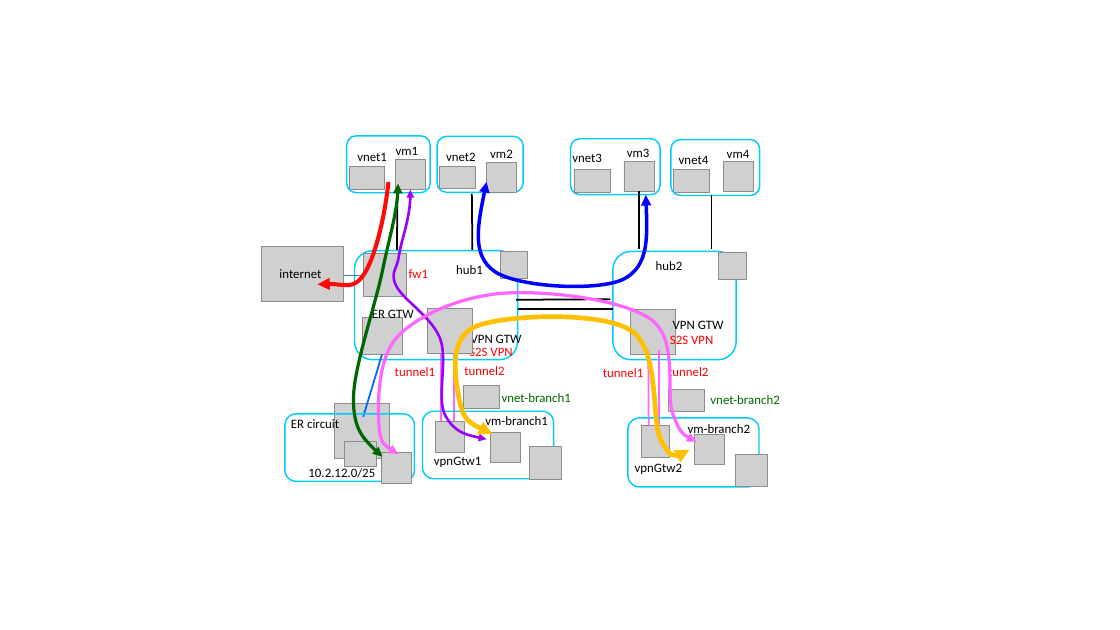
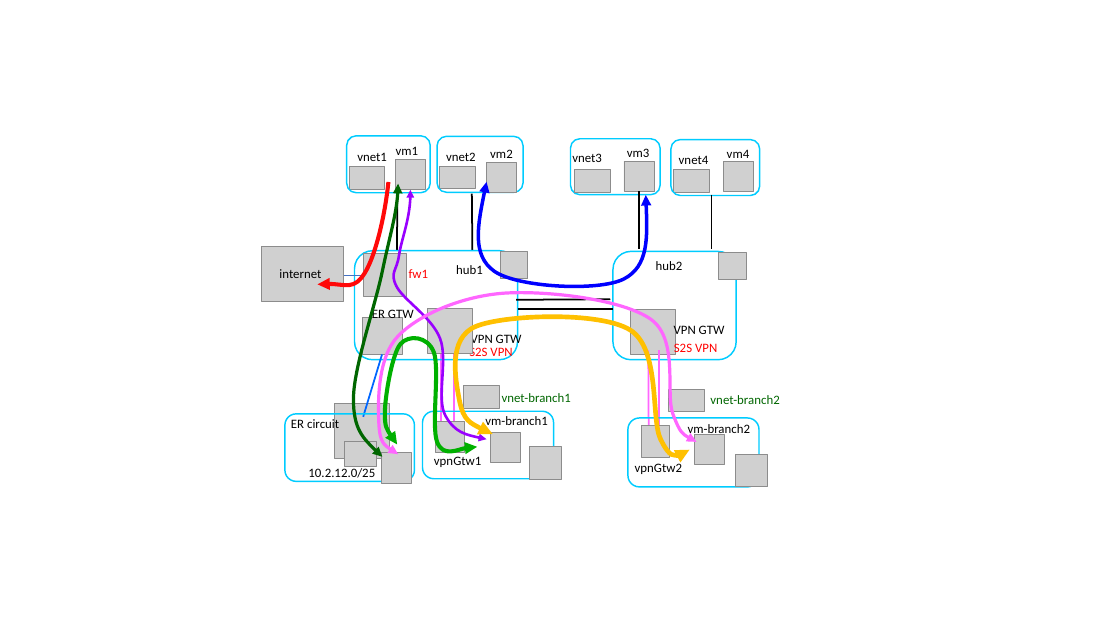
Before and after one commit to fabferri/az-pattern, a slide deck: slide 3 of vwan/03-vwan-az-firewall/media/network-diagram.pptx. Drawn at 1120x630 pixels with LibreOffice and Linux fonts; fonts in the diff are those of the drawing; grey boxes stand for pictures. Boxes give left, top, right and bottom in pixels: in the first picture for what was removed or moved away, otherwise in the second. Text is boxed around its words. In the diff, an @@ line names an element or a change of style, - is before the commit and + after.

Commit message:
azure examples

```diff
--- a/vwan/03-vwan-az-firewall/media/network-diagram.pptx
+++ b/vwan/03-vwan-az-firewall/media/network-diagram.pptx
@@ text "VPN GTW": place and size @@
-text "VPN GTW" at [673,318,724,333]
+text "VPN GTW" at [674,323,725,338]
@@ freeform shape added at [385,338,477,450], outline #00B000 3.5 pt @@
@@ text "S2S VPN": place and size @@
-text "S2S VPN" at [670,333,713,348]
+text "S2S VPN" at [674,341,717,355]
@@ text removed at [395,367,435,376] @@
-tunnel1
@@ text removed at [464,366,504,375] @@
-tunnel2
@@ text removed at [603,368,643,377] @@
-tunnel1
@@ text removed at [668,365,708,380] @@
-tunnel2
```
